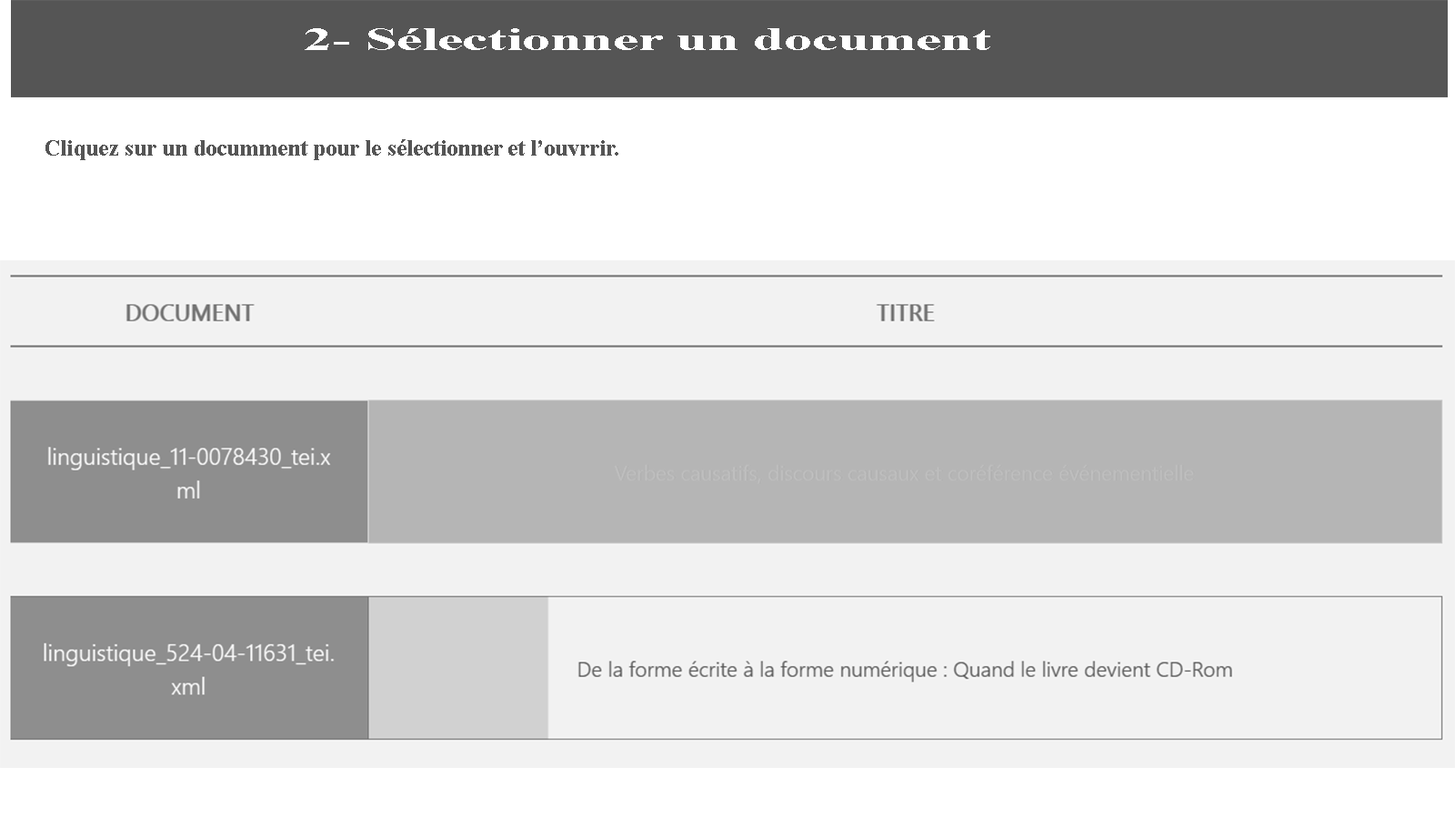
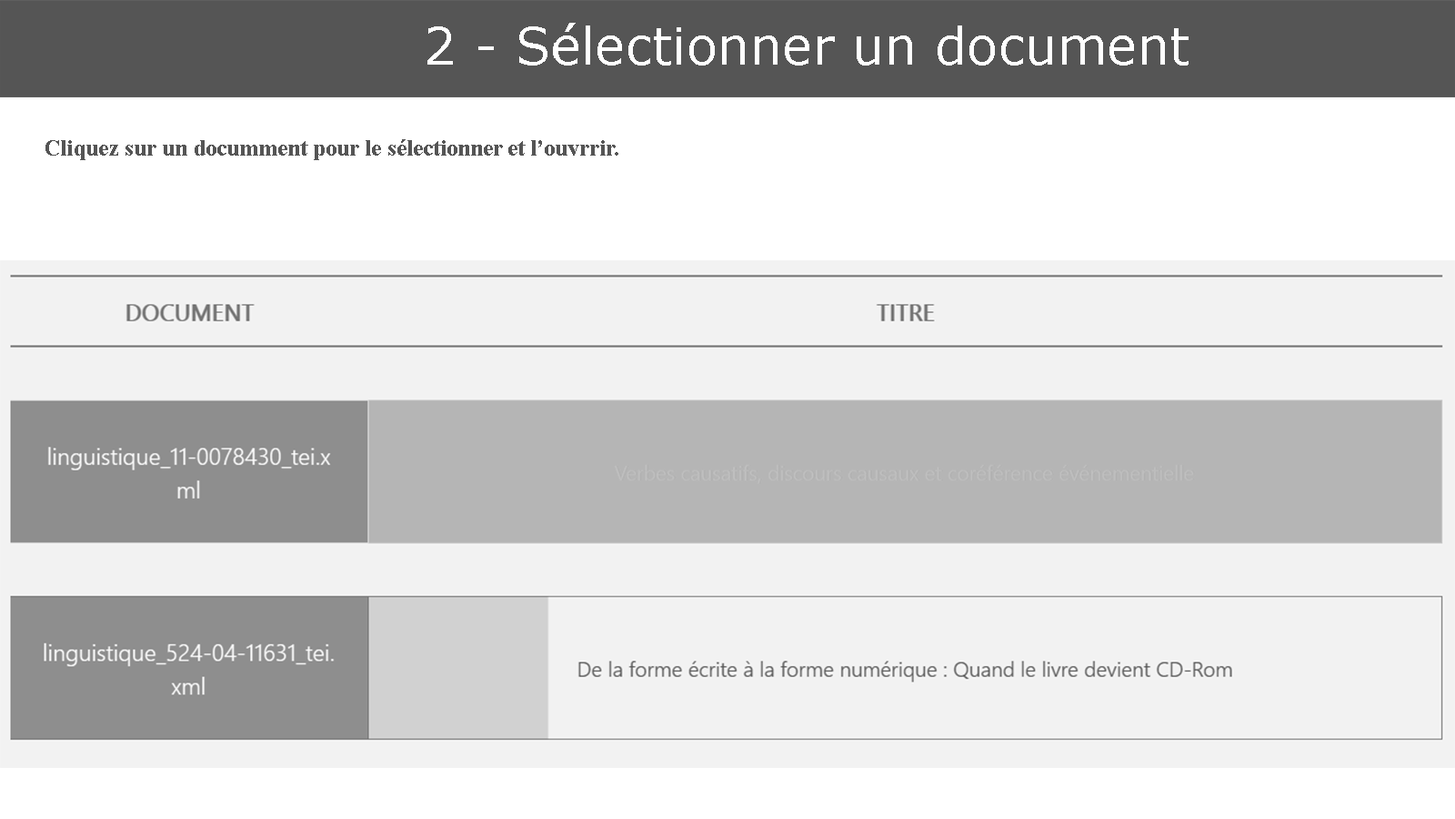
Before/after of a 1455 × 819 layered artwork. What changed in the layer stack:
renamed "2- Sélectionner un document" to "2 - Sélectionner un document", painted on it over box(304, 22, 1189, 66)
painted on "Calque 1" over box(0, 0, 1455, 98)
added layer "blanc" over box(0, 0, 1455, 98)
